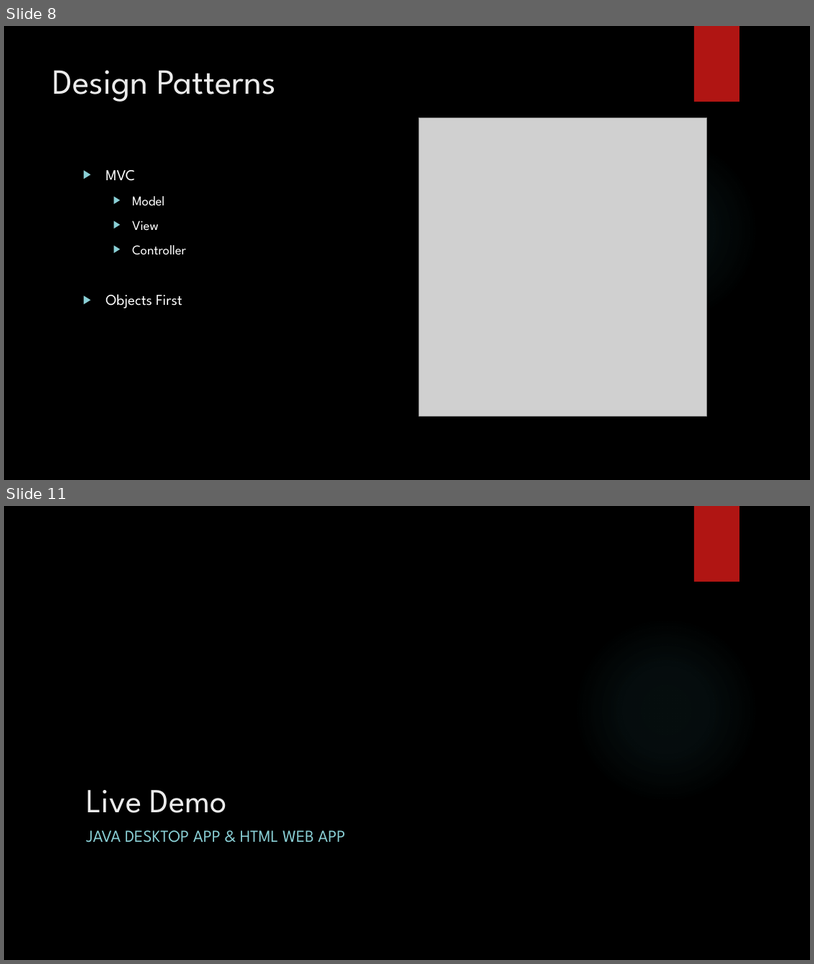
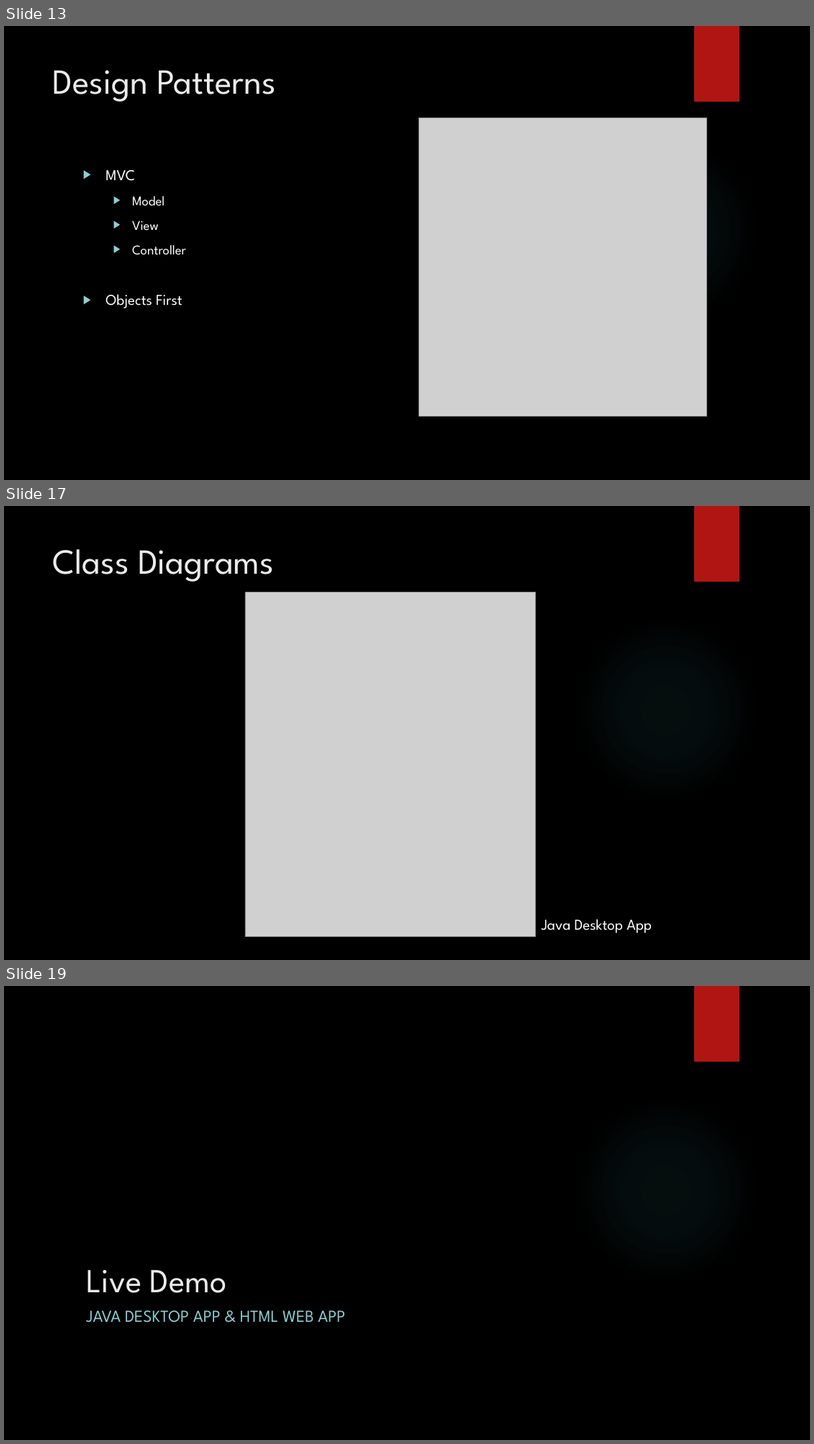
Before and after one commit to DaveWoodie/SpringWater, a slide deck: Project Springwater.pptx. Shown one above the other, each under a label of ours: slides 8 and 11 before the commit, slides 13, 17 and 19 after it; the slides between them are not shown. The pictures are 814x964 and 814x1444 pixels, drawn with LibreOffice and Linux fonts; fonts in the diff are those of the drawing; grey boxes stand for pictures; background and template pictures are left out. Boxes give left, top, right and bottom in pixels: in the first picture for what was removed or moved away, otherwise in the second. Text is boxed around its words. In the diff, an @@ line names an element or a change of style, - is before the commit and + after.

```diff
--- a/Project Springwater.pptx
+++ b/Project Springwater.pptx
@@ slide 17 added at box(4, 506, 810, 960), background picture (left out); not listed: 2 template elements that a slide beside it also shows @@
@@ title added at box(53, 549, 274, 582), 42 pt, text #EBEBEB @@
+Class Diagrams
@@ picture added at box(245, 592, 536, 937) @@
@@ text added at box(542, 919, 652, 933), 18 pt, text #FFFFFF @@
+Java Desktop App
@@ what was slide 8 is now slide 13 @@
@@ what was slide 11 is now slide 19 @@
```
Also in this commit, not shown: 3 slides changed, 7 other slides added, 1 other file.
